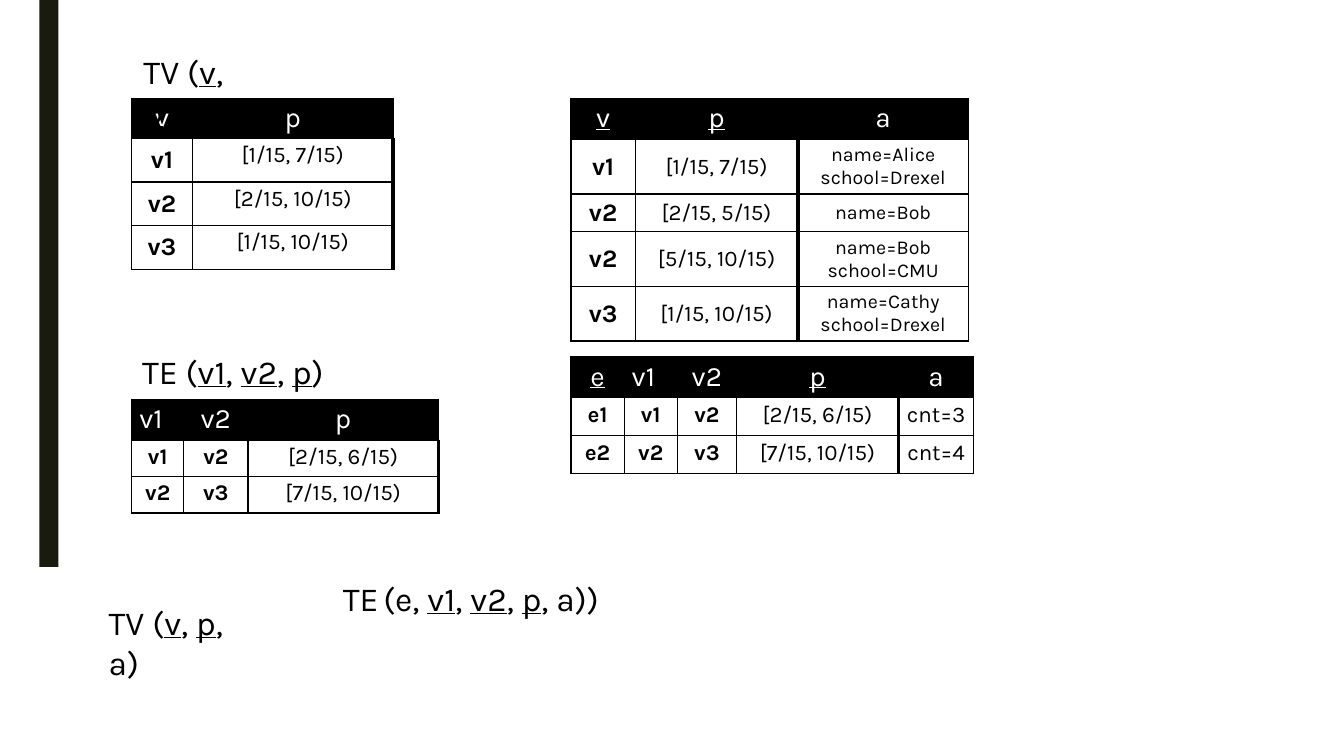
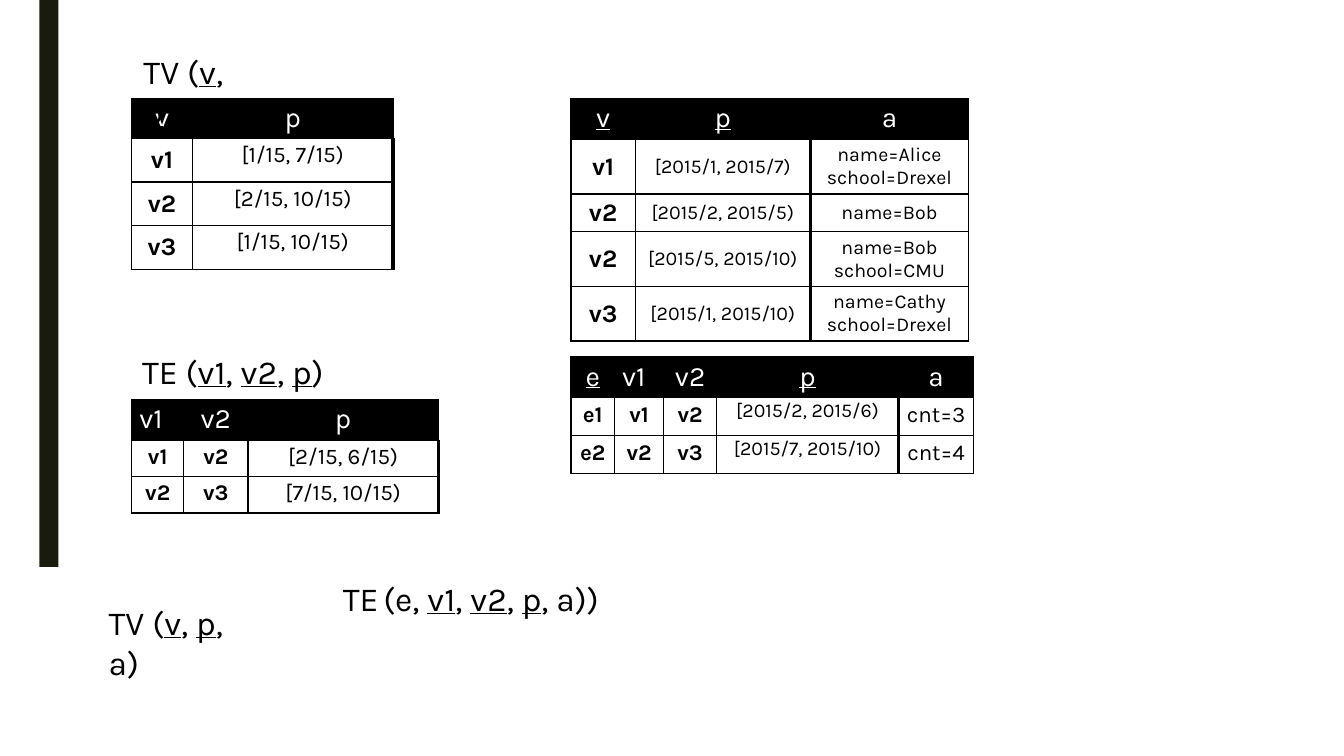
Before and after one commit to PortalDB/portal, a slide deck: slide 2 of paper/vldbj/figs/model.pptx. Drawn at 1344x756 pixels with LibreOffice and Linux fonts; fonts in the diff are those of the drawing. Boxes give left, top, right and bottom in pixels: in the first picture for what was removed or moved away, otherwise in the second. Text is boxed around its words. In the diff, an @@ line names an element or a change of style, - is before the commit and + after.

```diff
--- a/paper/vldbj/figs/model.pptx
+++ b/paper/vldbj/figs/model.pptx
@@ table at box(571, 98, 969, 341) @@
-row 2, column 2: [1/15, 7/15)
+row 2, column 2: [2015/1, 2015/7)
-row 3, column 2: [2/15, 5/15)
+row 3, column 2: [2015/2, 2015/5)
-row 4, column 2: [5/15, 10/15)
+row 4, column 2: [2015/5, 2015/10)
-row 5, column 2: [1/15, 10/15)
+row 5, column 2: [2015/1, 2015/10)
@@ table at box(571, 357, 973, 474) @@
-row 2, column 4: [2/15, 6/15)
+row 2, column 4: [2015/2, 2015/6)
-row 3, column 4: [7/15, 10/15)
+row 3, column 4: [2015/7, 2015/10)
```
Also in this commit, not shown: 2 other files.
